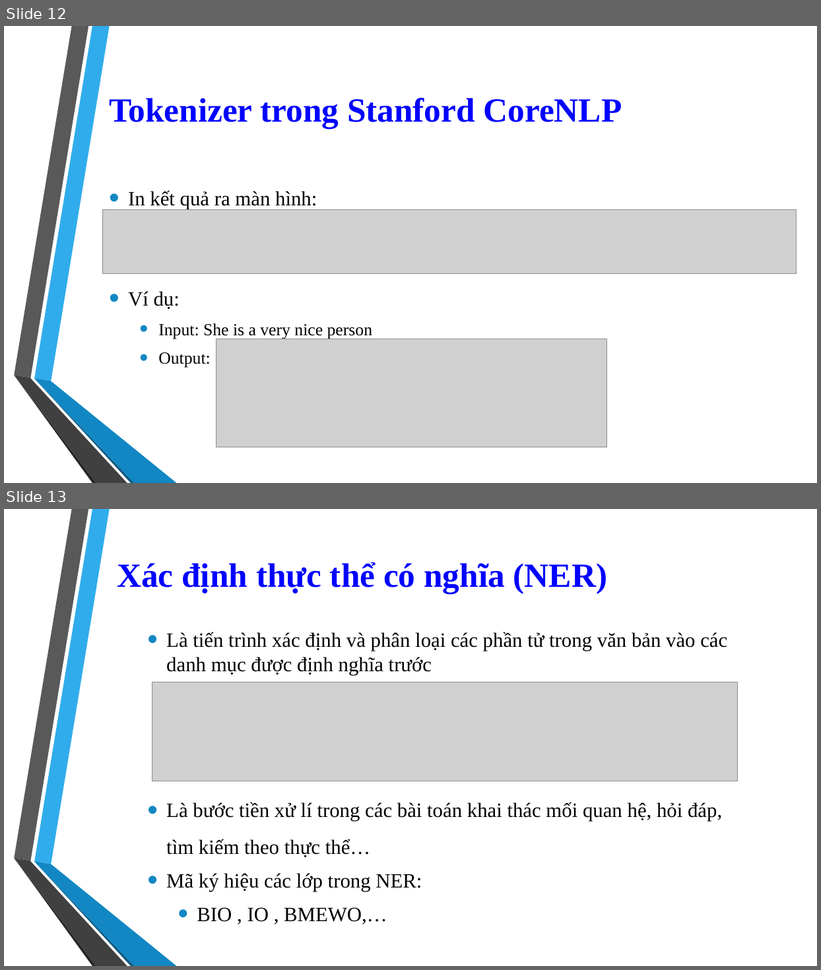
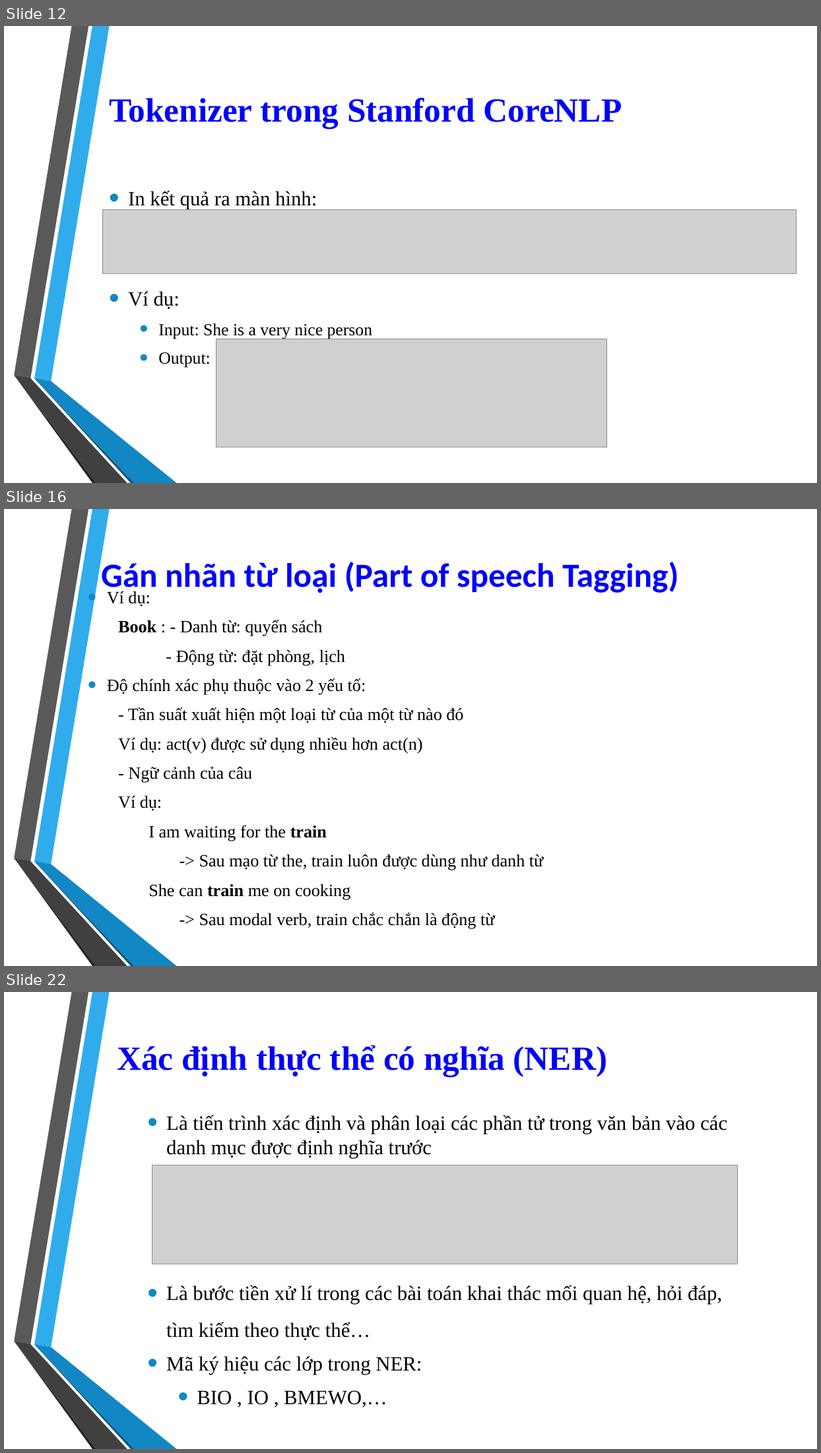
Before and after one commit to 1412520/TextMining, a slide deck: Seminar/Stanford_CoreNLP.pptx. Shown one above the other, each under a label of ours: slides 12 and 13 before the commit, slides 12, 16 and 22 after it; the slides between them are not shown. The pictures are 821x970 and 821x1453 pixels, drawn with LibreOffice and Linux fonts; fonts in the diff are those of the drawing; grey boxes stand for pictures; background and template pictures are left out. Boxes give left, top, right and bottom in pixels: in the first picture for what was removed or moved away, otherwise in the second. Text is boxed around its words. In the diff, an @@ line names an element or a change of style, - is before the commit and + after.

```diff
--- a/Seminar/Stanford_CoreNLP.pptx
+++ b/Seminar/Stanford_CoreNLP.pptx
@@ slide 16 added at (4,509,817,966), background picture (left out); not listed: 6 template elements that a slide beside it also shows @@
@@ title added at (101,562,679,595), 40 pt, text #0000FF, bold @@
+Gán nhãn từ loại (Part of speech Tagging)
@@ text added at (107,620,543,929), 20.4 pt, text #000000 @@
+• Ví dụ:
+Book : - Danh từ: quyển sách
+- Động từ: đặt phòng, lịch
+• Độ chính xác phụ thuộc vào 2 yếu tố:
+- Tần suất xuất hiện một loại từ của một từ nào đó
+Ví dụ: act(v) được sử dụng nhiều hơn act(n)
+- Ngữ cảnh của câu
+Ví dụ:
+I am waiting for the train
+-> Sau mạo từ the, train luôn được dùng như danh từ
+She can train me on cooking
+-> Sau modal verb, train chắc chắn là động từ
@@ what was slide 13 is now slide 22 @@
```
Also in this commit, not shown: 1 slide changed, 8 other slides added, 2 other files.
